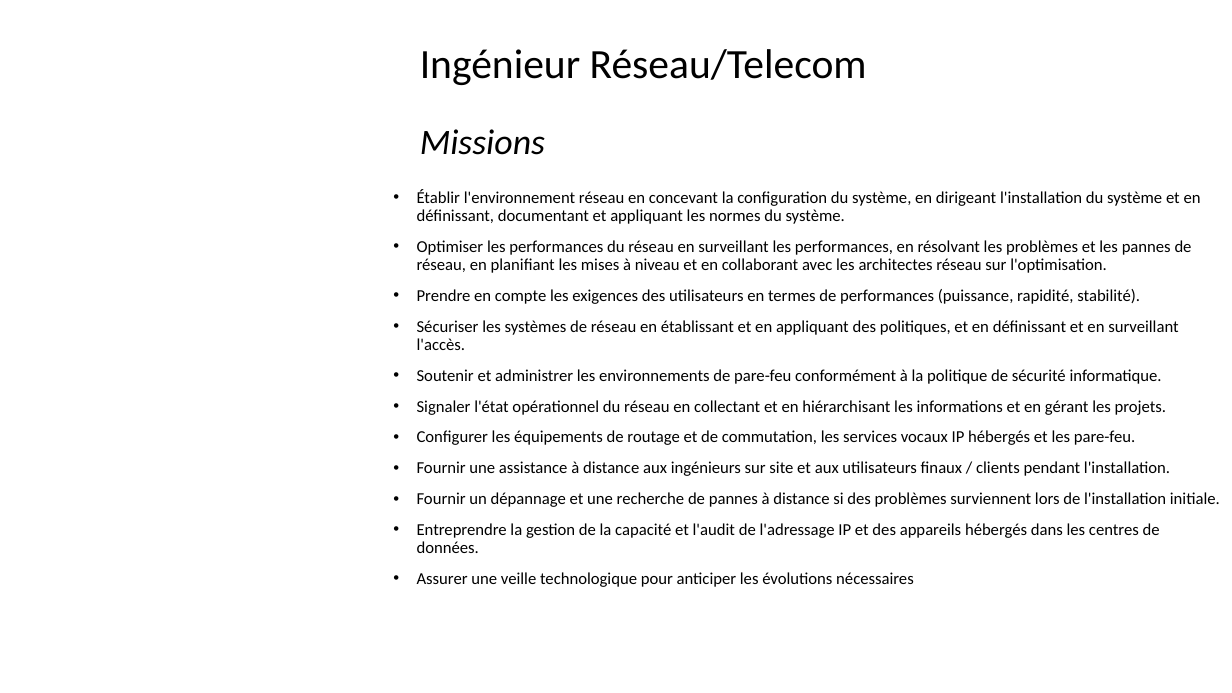
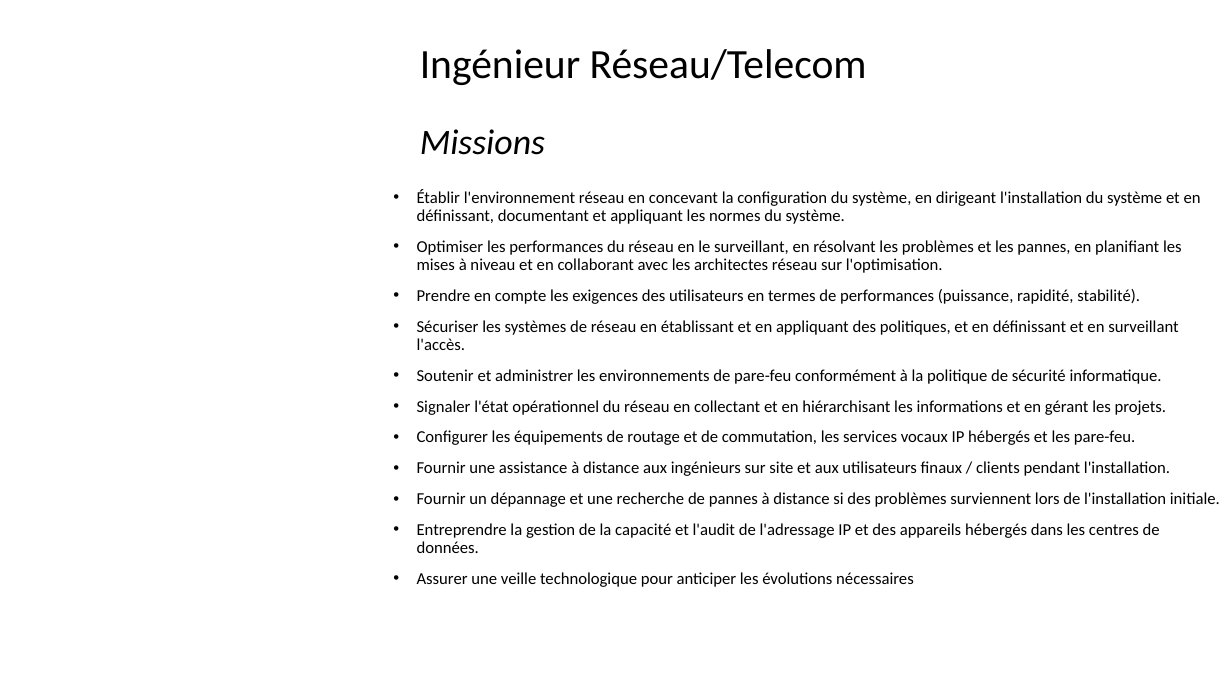
Before and after one commit to Solifred38/cv, a slide deck: slide 36 of Profils_jobs_it.pptx (slide 37 before the commit). Drawn at 1232x693 pixels with LibreOffice and Linux fonts; fonts in the diff are those of the drawing; background and template pictures are left out. Boxes give left, top, right and bottom in pixels: in the first picture for what was removed or moved away, otherwise in the second. Text is boxed around its words. In the diff, an @@ line names an element or a change of style, - is before the commit and + after.

```diff
--- a/Profils_jobs_it.pptx
+++ b/Profils_jobs_it.pptx
@@ text at (x1=417, y1=240, x2=1182, y2=273): text changed @@
-• Optimiser les performances du réseau en surveillant les performances, en résolvant les problèmes et les pannes de réseau, en planifiant les mises à niveau et en collaborant avec les architectes réseau sur l'optimisation.
+• Optimiser les performances du réseau en le surveillant, en résolvant les problèmes et les pannes, en planifiant les mises à niveau et en collaborant avec les architectes réseau sur l'optimisation.
```
Also in this commit, not shown: 13 other slides changed, 1 slide removed.
